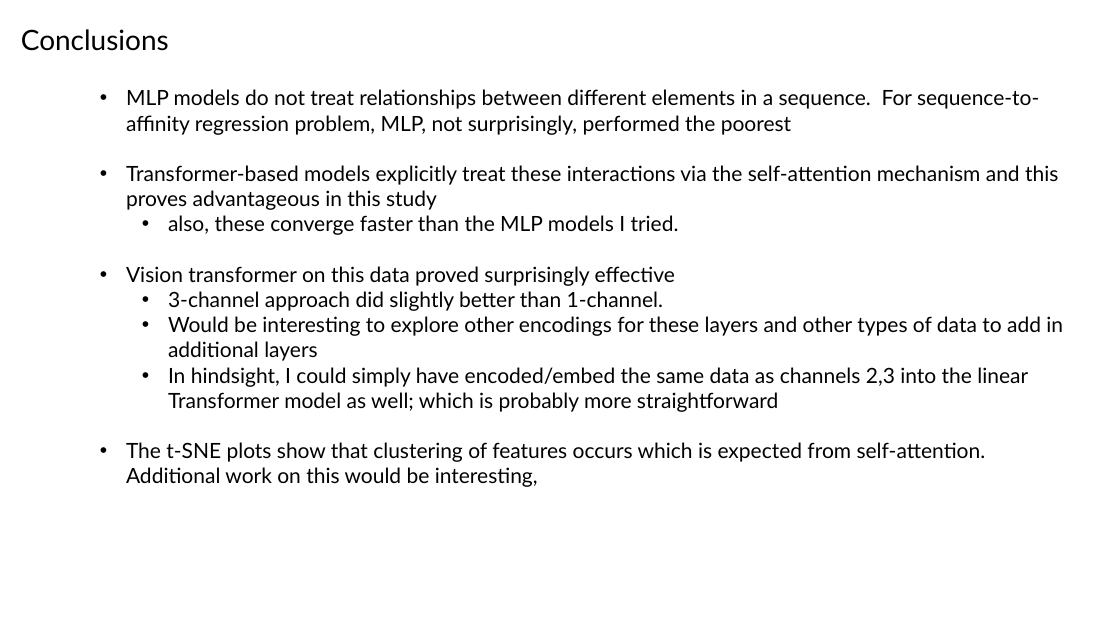
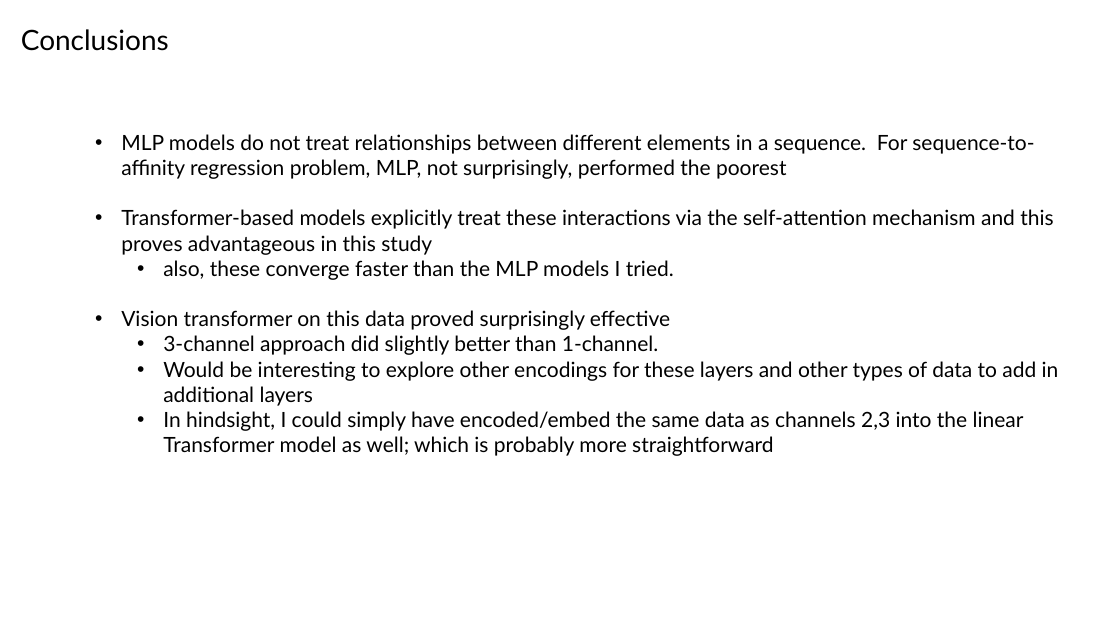
Before and after one commit to planaria158/BERT-antibody-antigen-binding-energy, a slide deck: slide 18 of Homework-aAlphaBio.pptx (slide 20 before the commit). Drawn at 1120x630 pixels with LibreOffice and Linux fonts; fonts in the diff are those of the drawing. Boxes give left, top, right and bottom in pixels: in the first picture for what was removed or moved away, otherwise in the second. Text is boxed around its words. In the diff, an @@ line names an element or a change of style, - is before the commit and + after.

```diff
--- a/Homework-aAlphaBio.pptx
+++ b/Homework-aAlphaBio.pptx
@@ text "MLP models do not treat ...": place and size @@
-text "MLP models do not treat ..." at (126, 89, 1063, 487)
+text "MLP models do not treat ..." at (121, 134, 1059, 456)
@@ text at (126, 442, 986, 487): paragraph removed @@
-• The t-SNE plots show that clustering of features occurs which is expected from self-attention. Additional work on this would be interesting,
```
Also in this commit, not shown: 5 other slides changed, 1 slide added, 2 slides removed, 1 other file.
